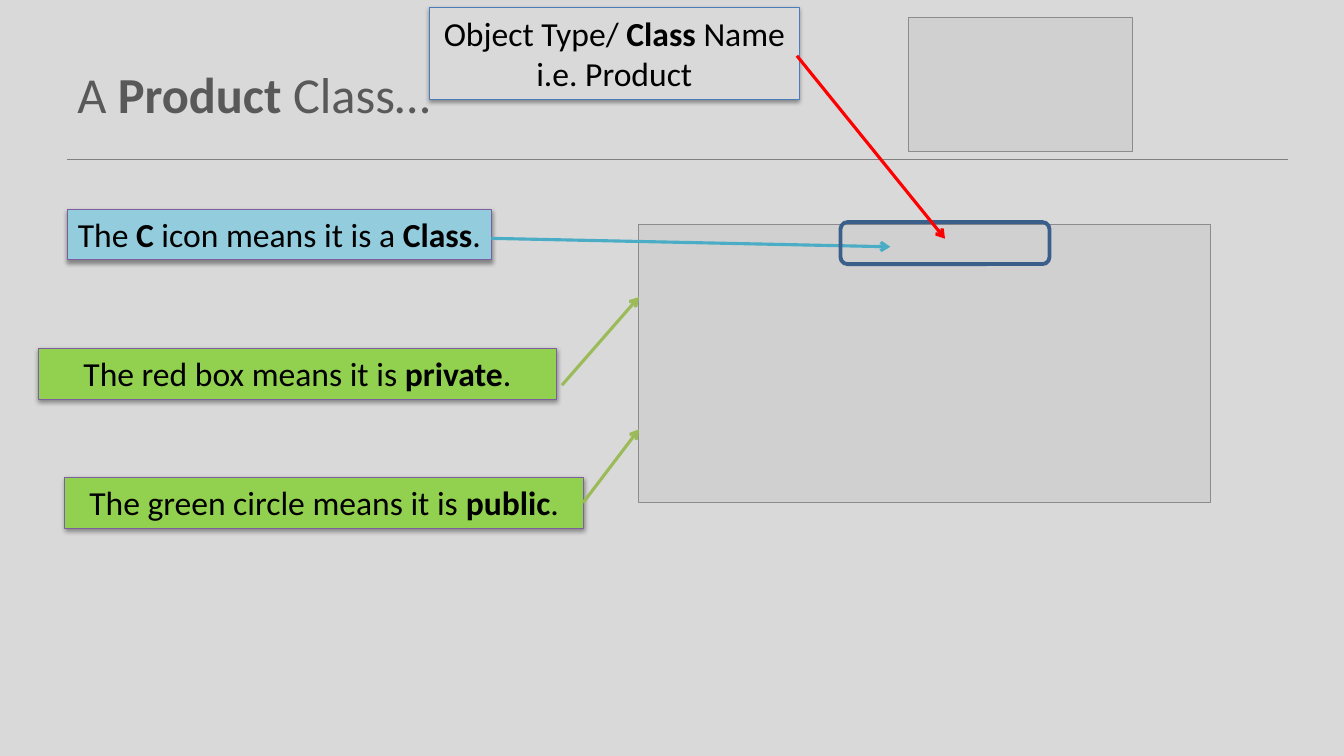
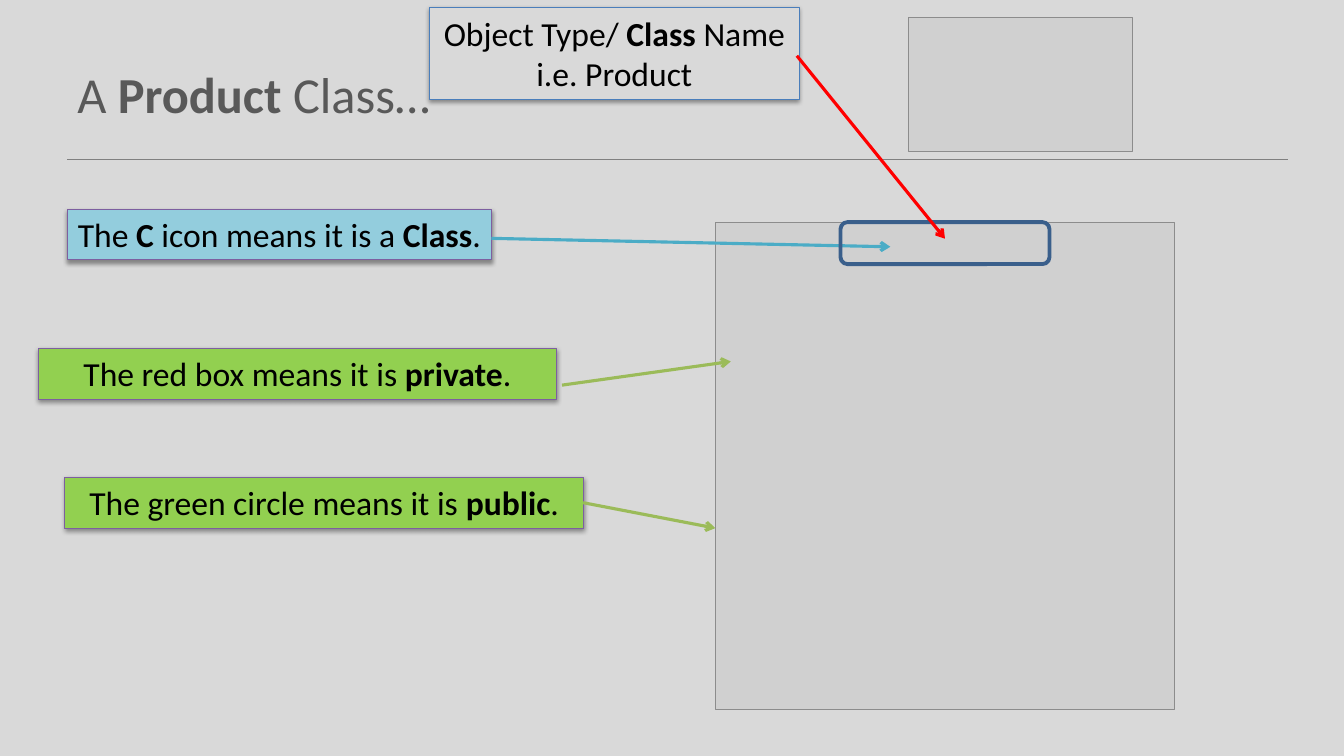
Before and after one commit to Programming-Fundamentals-SETU/prog-fund-1-sept-25, a slide deck: slide 9 of topic08-arrays-of-objects/unit-1/talk-1-shop-v1/a-shop-v1.pptx. Drawn at 1344x756 pixels with LibreOffice and Linux fonts; fonts in the diff are those of the drawing; grey boxes stand for pictures. Boxes give left, top, right and bottom in pixels: in the first picture for what was removed or moved away, otherwise in the second. Text is boxed around its words. In the diff, an @@ line names an element or a change of style, - is before the commit and + after.

```diff
--- a/topic08-arrays-of-objects/unit-1/talk-1-shop-v1/a-shop-v1.pptx
+++ b/topic08-arrays-of-objects/unit-1/talk-1-shop-v1/a-shop-v1.pptx
@@ picture: place and size @@
-picture at box(639, 224, 1211, 502)
+picture at box(716, 223, 1176, 710)
@@ arrow moved from (563, 385) - (639, 297) to (563, 385) - (731, 362) @@
@@ arrow moved from (584, 503) - (639, 430) to (584, 503) - (716, 528) @@
```
Also in this commit, not shown: 11 other slides changed, 42 other files.
